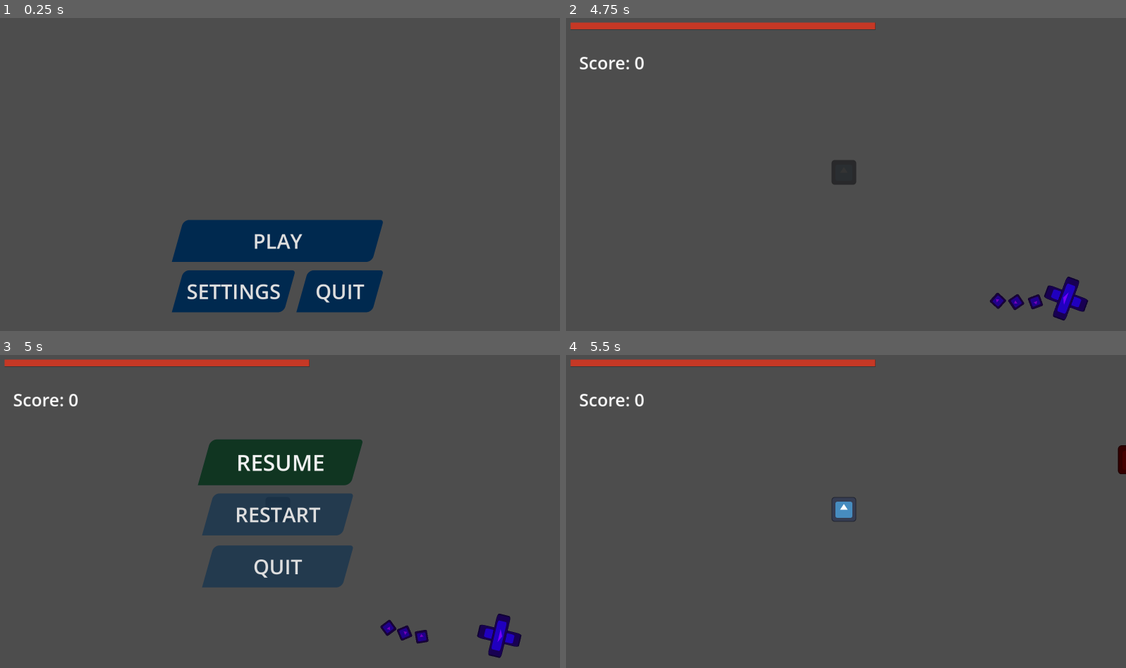
Above: before the commit, frames 1-4 (two rows, left to right).
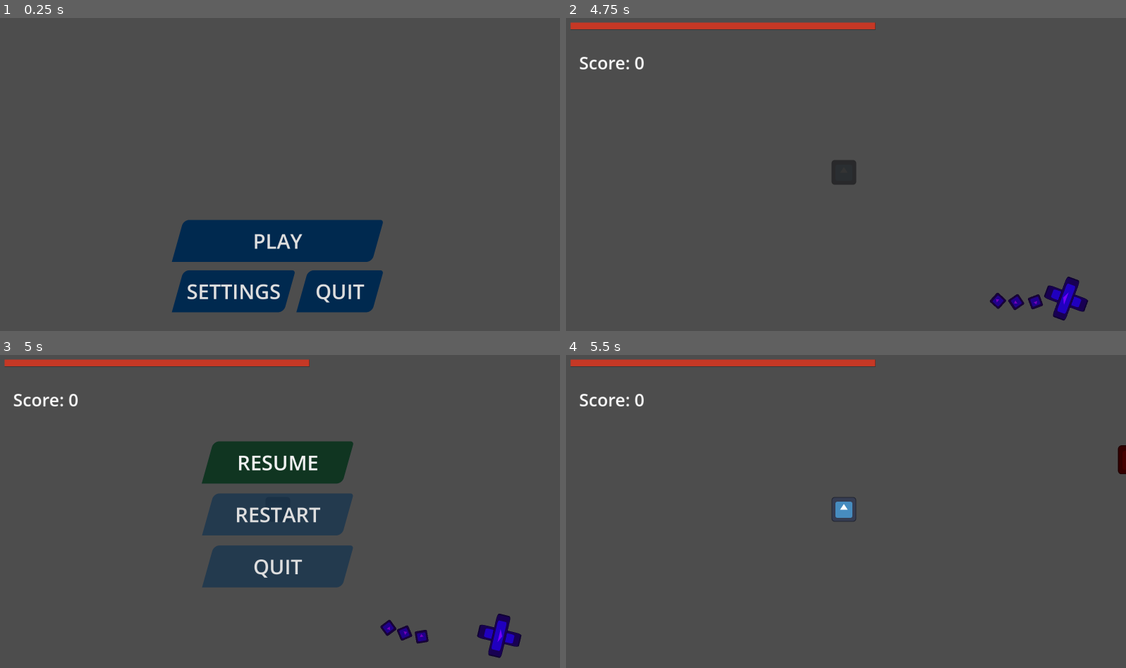
Above: after the commit, the same moments.

Repository: MonkMir/tether-game
Game: Godot game, scene res://scenes/main.tscn
Two runs of this game, one before a commit and one after it. Both use one fixed random seed, a clock stepped at 60 frames per second and the inputs below. The engine's default icon, where the game draws it, is replaced by a stand-in: a white triangle on a blue panel in a dark square.
Inputs (mouse positions are in pixels of both pictures, inside the frame that each line leads up to):
- Up to frame 1 (0.25 s): no input
- Up to frame 2 (4.75 s): click "PLAY" at 0.5 s; tap Enter (ui_accept) at 1.25, 1.52, 2.27, 3.77, 4.52 s; move the mouse to (969, 155) at 1.27 s; press the mouse at (969, 155) at 1.28 s; move the mouse to (728, 187) at 2.02 s; release the mouse at (728, 187) at 2.03 s; click (728, 187) at 2.1 s; move the mouse to (902, 102) at 2.77 s; press the mouse at (902, 102) at 2.78 s; move the mouse to (818, 237) at 3.52 s; release the mouse at (818, 237) at 3.53 s; click (818, 237) at 3.6 s; move the mouse to (1014, 221) at 4.27 s; press the mouse at (1014, 221) at 4.28 s
- Up to frame 3 (5 s): tap Escape (Pause) at 4.9 s
- Up to frame 4 (5.5 s): release the mouse at (1014, 558) at 5 s; click "RESTART" at 5 s

Frames 1-2 are identical in both runs. In frame 3, 1.1% of the frame differs, in the area x 35-65%, y 27-42%; in frame 4, nothing differs.

Commit message:
Refactor UI system to use a menu stack

Diff:
--- a/scenes/in_game_ui.tscn
+++ b/scenes/in_game_ui.tscn
@@ -84,7 +84,7 @@
 
 [node name="InGameUI" type="CanvasLayer" unique_id=1644306105]
 
-[node name="MenuManager" type="Control" parent="." unique_id=356940545]
+[node name="MenuManager" type="Control" parent="." unique_id=356940545 node_paths=PackedStringArray("onReadyMenu")]
 process_mode = 3
 layout_mode = 3
 anchors_preset = 15
@@ -93,6 +93,7 @@
 grow_horizontal = 2
 grow_vertical = 2
 script = ExtResource("1_fqvwy")
+onReadyMenu = NodePath("MainMenu")
 
 [node name="PauseMenu" type="MarginContainer" parent="MenuManager" unique_id=1041511619]
 process_mode = 2
@@ -156,6 +157,7 @@
 text = "QUIT"
 
 [node name="MainMenu" type="MarginContainer" parent="MenuManager" unique_id=13769595]
+visible = false
 layout_mode = 1
 anchors_preset = 15
 anchor_right = 1.0
--- a/scenes/main_menu.gd
+++ b/scenes/main_menu.gd
@@ -1,13 +1,9 @@
 extends MarginContainer
 
-func _ready():
-	#%PlayButton.grab_focus() #this might be better left off if I want nav wake
-	show()
+@onready var manager : Control = get_parent()
 
 func _on_play_button_pressed():
-	hide()
-	get_tree().current_scene.add_child(preload("res://scenes/levels/level_1.tscn").instantiate())
-	GameState.is_pausable = true
+	manager.start_game()
 
 
 func _on_settings_button_pressed():
@@ -20,7 +16,6 @@
 func _on_quit_button_pressed():
 	get_tree().quit()
 
-func update_active_menu_variables():
-	var manager = get_parent()
+func set_menu_properties():
 	manager.defaultFocusButton = %PlayButton
 	manager.mouseResetPosition = get_viewport().get_visible_rect().size / 2
--- a/scripts/other-scripts/menu_manager.gd
+++ b/scripts/other-scripts/menu_manager.gd
@@ -9,27 +9,28 @@
 
 const KEYBOARD_AND_JOYPAD_EVENTS : Array = ["InputEventJoypadButton", "InputEventJoypadMotion", "InputEventKey"]
 
-
-
 #WARNING These are settings for main menu,
 #but should be handled without hard-coding
 var defaultFocusButton : Button
 var mouseResetPosition : Vector2
 
-var activeMenu : Node
+@export var onReadyMenu : Node
+@export var menu_stack : Array = []
 
 var isAutomatedMouseMovement : bool = false
 
 func _ready():
+	GameState.pause_toggled.connect(_on_pause_toggled)
+
+	for menu in get_children():
+		menu.hide()
+	open_menu(onReadyMenu)
+
 	await get_tree().process_frame
 	_initialize_button_animations(self)
 
-func _process(_delta):
-	set_active_menu()
-	print(activeMenu)
-
 func _input(event: InputEvent):
-	if activeMenu == null:
+	if menu_stack.is_empty():
 		return
 
 	if event is InputEventMouseMotion:
@@ -41,47 +42,47 @@
 		clear_navigation_focus()
 
 	elif event.get_class() in KEYBOARD_AND_JOYPAD_EVENTS:
-		print("Stick and button event")
+		#print("Stick and button event")
 		if event is InputEventJoypadMotion and abs(event.axis_value) < 0.3:
 			return
 
 		if Input.mouse_mode == Input.MOUSE_MODE_VISIBLE and is_mouse_inside_window():
 			Input.mouse_mode = Input.MOUSE_MODE_HIDDEN
 			isAutomatedMouseMovement = true
-			if activeMenu != null:
-				activeMenu.update_active_menu_variables()
-				reset_mouse_position()
-		focus_default_menu_button()
 
+			menu_stack.back().set_menu_properties()
+			_guarded_mouse_reset()
+		_focus_default_menu_button()
 
+## MENU NAVIGATION
 
-func set_active_menu() -> void:
-	var previousMenu = activeMenu
-	var foundVisibleMenu : bool = false
+func open_menu(new_menu: Node) -> void:
+	var is_first_opened : bool = false
+	if menu_stack.is_empty():
+		is_first_opened = true
 
-	for menu in self.get_children():
-		if menu.visible:
-			foundVisibleMenu = true
-			activeMenu = menu
-			break
+	menu_stack.append(new_menu)
+	menu_stack.back().show()
+	new_menu.set_menu_properties()
 
-	if !foundVisibleMenu:
-		activeMenu = null
+	if is_first_opened == true:
+		_guarded_mouse_reset()
 
-	# checks for transitions between menus and gameplay
-	if previousMenu == null and activeMenu != null:
-		activeMenu.update_active_menu_variables()
-		if is_mouse_inside_window(): ## THIS IF BLOCK IS WARPING CURSOR IN MENU TO MENU TRANSITION
-			isAutomatedMouseMovement = true
-			reset_mouse_position()
-	elif previousMenu != null and activeMenu == null:
+func close_top_menu() -> void:
+	if menu_stack.is_empty():
+		return
+
+	menu_stack.back().hide()
+	menu_stack.pop_back()
+
+	if not menu_stack.is_empty(): #the start game while loop would crash w/o this btw
+		menu_stack.back().show()
+	else:
 		Input.mouse_mode = Input.MOUSE_MODE_HIDDEN
-	#elif previousMenu != null and activeMenu != null:
-		#activeMenu.update_active_menu_variables()
 
 ## FOCUS
 
-func focus_default_menu_button() -> void:
+func _focus_default_menu_button() -> void:
 	if get_viewport().gui_get_focus_owner() == null:
 			if defaultFocusButton:
 				defaultFocusButton.grab_focus()
@@ -94,12 +95,15 @@
 
 ## MOUSE
 
+func _guarded_mouse_reset() -> void:
+	#await get_tree().process_frame
+	if is_mouse_inside_window():
+		isAutomatedMouseMovement = true
+		get_viewport().warp_mouse(mouseResetPosition)
+
 func is_mouse_inside_window() -> bool:
 	var mousePosition = get_viewport().get_mouse_position()
 	return get_viewport().get_visible_rect().has_point(mousePosition)
-
-func reset_mouse_position():
-	get_viewport().warp_mouse(mouseResetPosition)
 
 ## BUTTON ANIMATION
 
@@ -122,3 +126,26 @@
 func _animate_scale(button: Button, targetScale: Vector2) -> void:
 	var tween = create_tween()
 	tween.tween_property(button, "scale", targetScale, DURATION).set_trans(Tween.TRANS_QUAD)
+
+## START GAME
+
+func start_game():
+	while not menu_stack.is_empty():
+		close_top_menu()
+
+	Input.mouse_mode = Input.MOUSE_MODE_HIDDEN
+	GameState.is_pausable = true
+
+	# In the future, don't hard code the level 1 preload
+	var selected_level := preload("res://scenes/levels/level_1.tscn").instantiate()
+	get_tree().current_scene.add_child(selected_level)
+
+
+## PAUSE HANDLING
+
+func _on_pause_toggled(is_paused: bool):
+	if is_paused:
+		open_menu($PauseMenu)
+	else:
+		while $PauseMenu in menu_stack:
+			close_top_menu()
--- a/scripts/pause_menu.gd
+++ b/scripts/pause_menu.gd
@@ -1,17 +1,11 @@
 extends MarginContainer
 
-func _ready():
-	hide()
-
-	GameState.pause_toggled.connect(_on_pause_toggled)
-
-func _on_pause_toggled(isPaused) -> void:
-	if isPaused:
-		show()
-		%ResumeButton.grab_focus()
-	else:
-		hide()
-
+##TESTING
+#func _ready():
+	#print(%MouseResetPositionPause.global_position)
+#
+#func _process(delta):
+	#print(%MouseResetPositionPause.global_position)
 
 func _on_resume_button_pressed():
 	GameState.toggle_pause()
@@ -25,7 +19,7 @@
 	GameState.toggle_pause()
 	GameState.is_pausable = false
 
-func update_active_menu_variables():
+func set_menu_properties():
 	var manager = get_parent()
 	manager.defaultFocusButton = %ResumeButton
 	manager.mouseResetPosition = %MouseResetPositionPause.global_position
